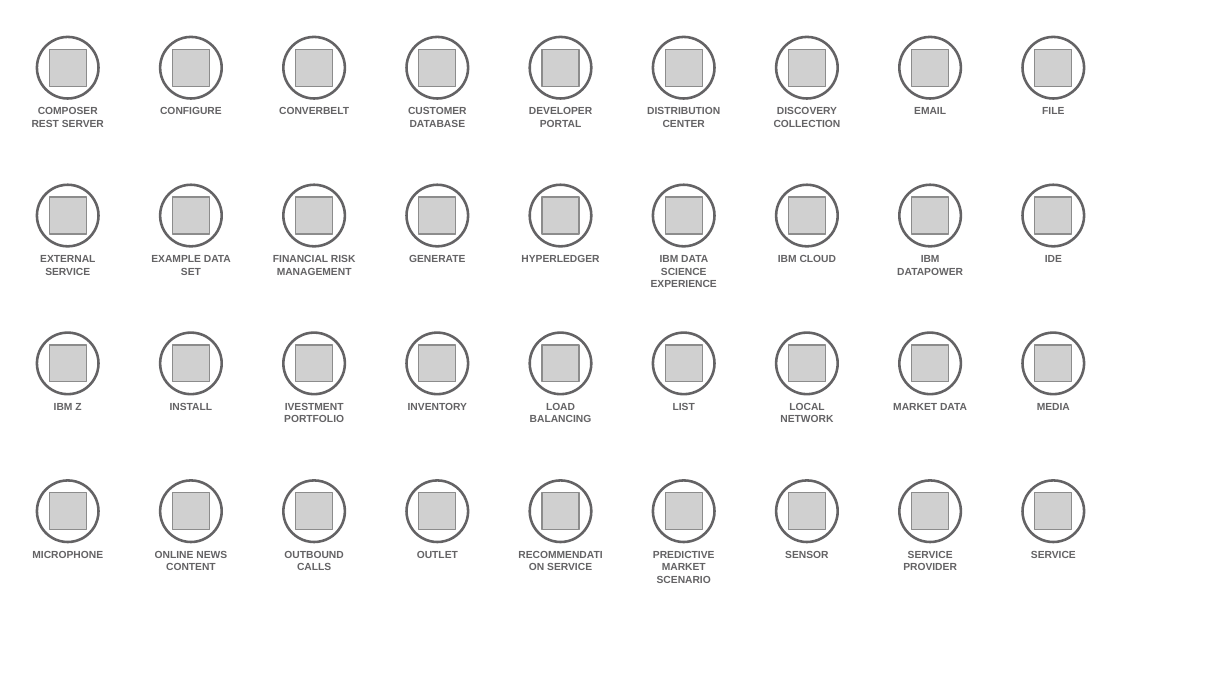
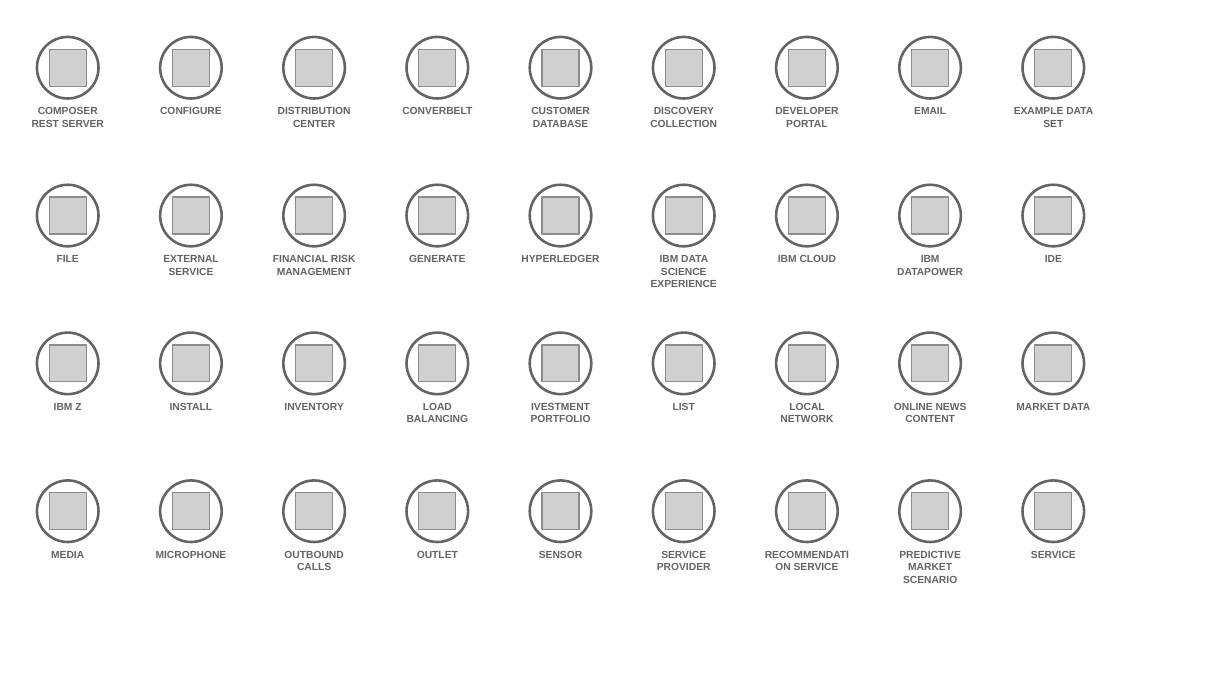
Before and after one commit to l2fprod/myarchitecture, a slide deck: slide 11 of mycatalog-architecture-diagram-template.pptx. Drawn at 1232x693 pixels with LibreOffice and Linux fonts; fonts in the diff are those of the drawing; grey boxes stand for pictures. Boxes give left, top, right and bottom in pixels: in the first picture for what was removed or moved away, otherwise in the second. Text is boxed around its words. In the diff, an @@ line names an element or a change of style, - is before the commit and + after.

```diff
--- a/mycatalog-architecture-diagram-template.pptx
+++ b/mycatalog-architecture-diagram-template.pptx
@@ text "DISTRIBUTION CENTER": place and size @@
-text "DISTRIBUTION CENTER" at bbox=[647, 107, 720, 127]
+text "DISTRIBUTION CENTER" at bbox=[278, 107, 351, 127]
@@ text "DEVELOPER PORTAL": place and size @@
-text "DEVELOPER PORTAL" at bbox=[529, 107, 592, 127]
+text "DEVELOPER PORTAL" at bbox=[775, 107, 838, 127]
@@ text at bbox=[1014, 107, 1093, 127]: text changed @@
-FILE
+EXAMPLE DATA SET
@@ text added at bbox=[57, 255, 79, 262], 6 pt, text #646365, bold @@
+FILE
@@ text removed at bbox=[151, 255, 231, 275] @@
-EXAMPLE DATA SET
@@ 3 texts: place and size @@
-3 texts at bbox=[408, 107, 841, 422]
+3 texts at bbox=[284, 107, 717, 422]
@@ text "IVESTMENT PORTFOLIO": place and size @@
-text "IVESTMENT PORTFOLIO" at bbox=[284, 403, 344, 422]
+text "IVESTMENT PORTFOLIO" at bbox=[531, 403, 591, 422]
@@ text "ONLINE NEWS CONTENT": place and size @@
-text "ONLINE NEWS CONTENT" at bbox=[155, 551, 227, 570]
+text "ONLINE NEWS CONTENT" at bbox=[894, 403, 967, 422]
@@ text "MEDIA": place and size @@
-text "MEDIA" at bbox=[1037, 403, 1070, 410]
+text "MEDIA" at bbox=[51, 551, 84, 558]
@@ 5 texts: place and size @@
-5 texts at bbox=[32, 107, 967, 558]
+5 texts at bbox=[156, 107, 1090, 558]
@@ text at bbox=[539, 551, 582, 558]: text changed @@
-RECOMMENDATION SERVICE
+SENSOR
@@ text at bbox=[657, 551, 711, 570]: text changed @@
-PREDICTIVE MARKET SCENARIO
+SERVICE PROVIDER
@@ text at bbox=[794, 563, 839, 570]: text changed @@
-SENSOR
+RECOMMENDATION SERVICE
@@ text at bbox=[899, 551, 961, 583]: text changed @@
-SERVICE PROVIDER
+PREDICTIVE MARKET SCENARIO
```
Also in this commit, not shown: 18 other slides changed.
